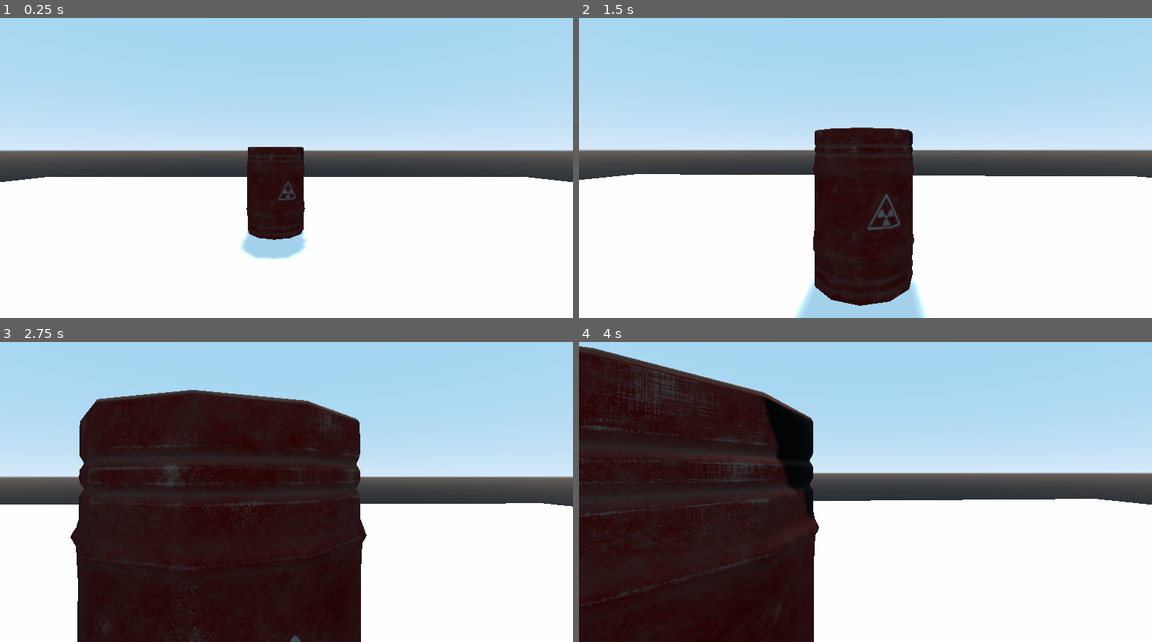
Above: before the commit, frames 1-4 (two rows, left to right).
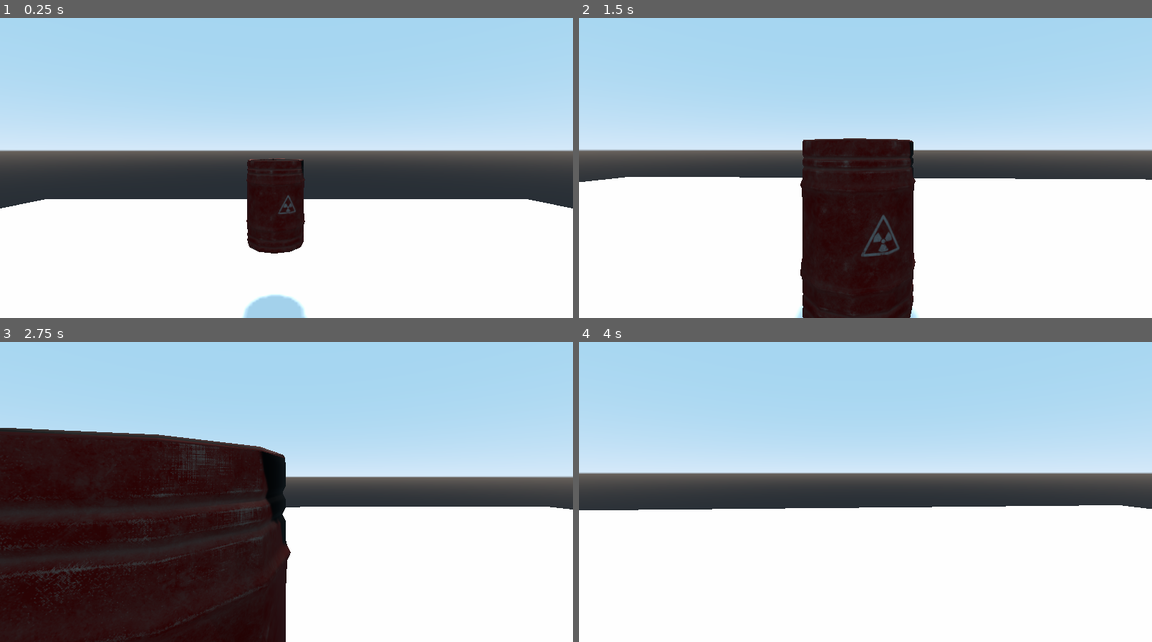
Above: after the commit, the same moments.

Repository: GitGudCode440/GameOffGameJamProject
Game: Godot game, scene res://src/Levels/LevelTemplate/LevelTemplate.tscn
Two runs of this game, one before a commit and one after it. Both use one fixed random seed, a clock stepped at 60 frames per second and the inputs below.
Inputs (mouse positions are in pixels of both pictures, inside the frame that each line leads up to):
- Up to frame 1 (0.25 s): no input
- Up to frame 2 (1.5 s): move the mouse to (894, 150) at 0.52 s; hold W (move_forward) from 0.53 s (still down); tap Space (jump) at 0.6, 0.77, 1.07, 1.35 s; move the mouse to (836, 153) at 1.27 s
- Up to frame 3 (2.75 s): keep holding W (move_forward); tap Space (jump) at 1.52, 1.82, 2.1 s; move the mouse to (297, 468) at 2.02 s
- Up to frame 4 (4 s): keep holding W (move_forward); move the mouse to (859, 480) at 2.77 s; tap Space (jump) at 2.85, 3.02, 3.32, 3.6, 3.77 s; move the mouse to (905, 477) at 3.52 s

The runs differ from the first frame. In frame 1, 8.8% of the frame differs, in the area x 0-100%, y 42-100%; in frame 2, 4.4%; in frame 3, 27%; in frame 4, 37%, in the area x 0-100%, y 1-100%.

Commit message:
Fixed player movement issue of not moving properly acc to rotation

Diff:
--- a/src/Characters/Character.tscn
+++ b/src/Characters/Character.tscn
@@ -12,7 +12,7 @@
 [node name="Character" type="KinematicBody"]
 script = ExtResource( 1 )
 res = ExtResource( 2 )
-gravity = 2.0
+gravity = 0.49
 
 [node name="CollisionShape" type="CollisionShape" parent="."]
 transform = Transform( 1, 0, 0, 0, 1, 0, 0, 0, 1, 0, -0.2, 0 )
--- a/src/Characters/Player/Player.gd
+++ b/src/Characters/Player/Player.gd
@@ -1,5 +1,6 @@
 extends Character
 
+var inputDirection : Vector3
 
 const MOUSE_SENSITIVITY = 0.05
 const MAX_ROTATION_DEGREES = 60
@@ -8,6 +9,7 @@
 	Input.set_mouse_mode(Input.MOUSE_MODE_CAPTURED)
 
 func _process(delta):
+	set_inputDirection()
 	set_direction()
 	calculate_velocity()
 
@@ -19,27 +21,32 @@
 
 	if event is InputEventMouseMotion:
 		rotation_degrees.y += -event.relative.x * MOUSE_SENSITIVITY
-		$Camera.rotation_degrees.x += clamp(-event.relative.y * MOUSE_SENSITIVITY, -MAX_ROTATION_DEGREES, MAX_ROTATION_DEGREES)
-		print($Camera.rotation_degrees.x)
-
-
+		$Camera.rotation_degrees.x += -event.relative.y * MOUSE_SENSITIVITY
+		$Camera.rotation_degrees.x = clamp($Camera.rotation_degrees.x, -MAX_ROTATION_DEGREES, MAX_ROTATION_DEGREES)
 
 
 func _physics_process(delta):
 	res.velocity = move_and_slide(res.velocity, Vector3.UP)
 	self.apply_gravity()
 
-
-func set_direction():
-	res.direction = Vector3(
+func set_inputDirection():
+	inputDirection = Vector3(
 		(Input.get_action_strength("move_left") - Input.get_action_strength("move_right")),
-		set_y_direction(jump_states.WITH_JUMP, (Input.is_action_just_pressed("jump") and is_on_floor())),
+		set_y_direction(jump_states.WITH_JUMP, Input.is_action_just_pressed("jump") && is_on_floor()),
 		(Input.get_action_strength("move_forward") - Input.get_action_strength("move_backward"))
 	)
 
+func set_direction():
+
+	res.direction += inputDirection.x * transform.basis.x
+	res.direction += inputDirection.z * transform.basis.z
+	res.direction.y = inputDirection.y
+
+	res.direction = res.direction.normalized()
+
 
 func calculate_velocity():
-	if res.direction.x or res.direction.z != 0.0:
+	if inputDirection.x or inputDirection.z != 0.0:
 		res.velocity.x = lerp(res.velocity.x, res.direction.x * res.speed, res.accelerationRate)
 		res.velocity.z = lerp(res.velocity.z, res.direction.z * res.speed, res.accelerationRate)
 	else:
--- a/src/Characters/Player/Player.tscn
+++ b/src/Characters/Player/Player.tscn
@@ -6,7 +6,7 @@
 
 [sub_resource type="Resource" id=1]
 script = ExtResource( 3 )
-speed = 5.0
+speed = 8.0
 health = 0
 accelerationRate = 0.01
 deccelerationRate = 0.01
@@ -15,8 +15,5 @@
 script = ExtResource( 2 )
 res = SubResource( 1 )
 
-[node name="CollisionShape" parent="." index="0"]
-transform = Transform( 1, 0, 0, 0, 1, 0, 0, 0, 1, 0, 0, 0 )
-
 [node name="Camera" type="Camera" parent="." index="2"]
 transform = Transform( -1, 0, -8.74228e-08, 0, 1, 0, 8.74228e-08, 0, -1, 0, 1, 0 )
